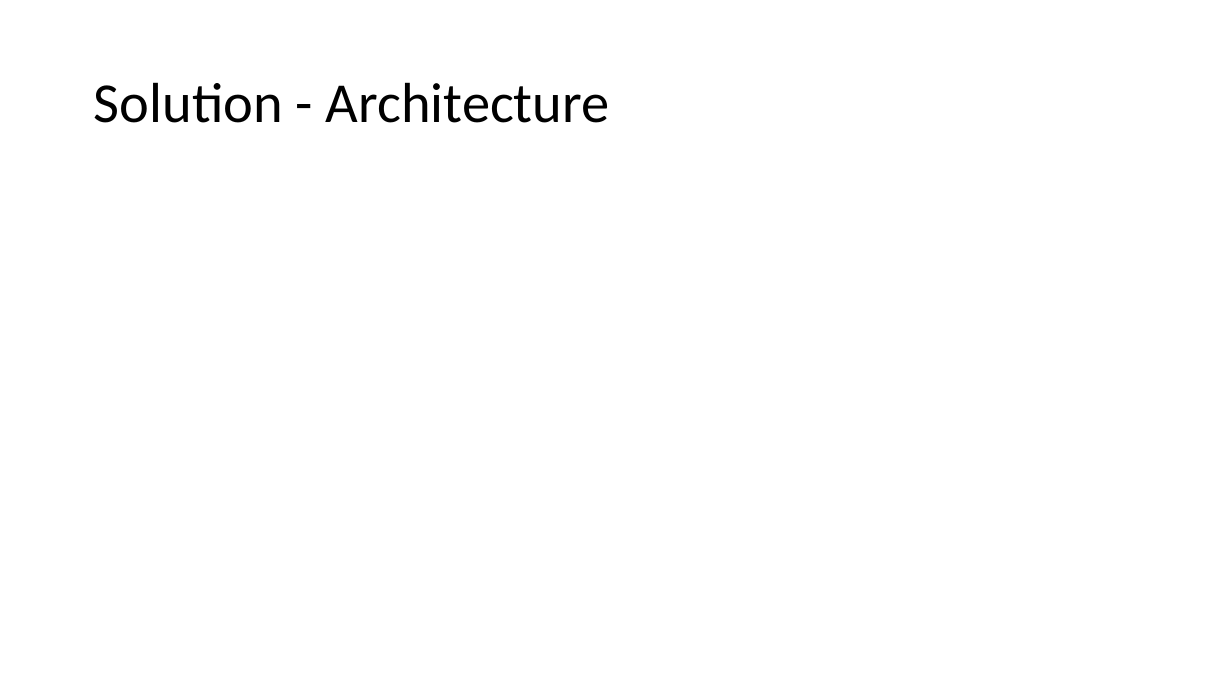
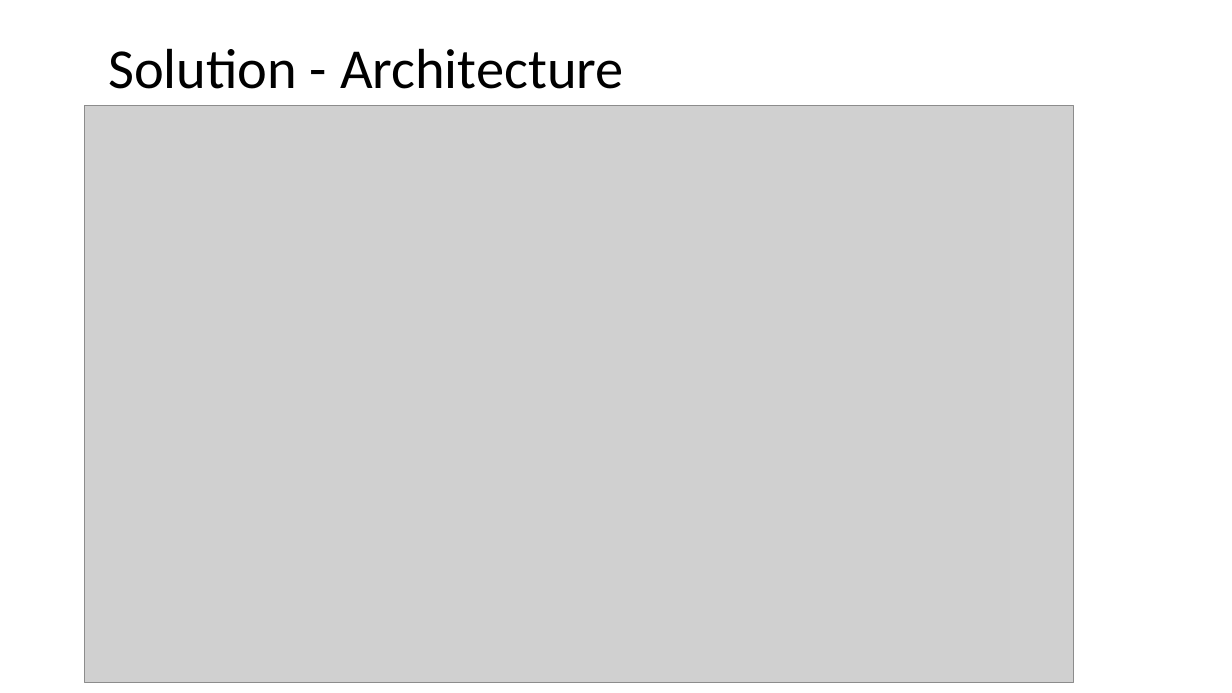
Before and after one commit to Nagumkc/KDM_Project, a slide deck: slide 4 of Project demo/KDM Project.pptx. Drawn at 1232x693 pixels with LibreOffice and Linux fonts; fonts in the diff are those of the drawing; grey boxes stand for pictures. Boxes give left, top, right and bottom in pixels: in the first picture for what was removed or moved away, otherwise in the second. Text is boxed around its words. In the diff, an @@ line names an element or a change of style, - is before the commit and + after.

```diff
--- a/Project demo/KDM Project.pptx
+++ b/Project demo/KDM Project.pptx
@@ title "Solution - Architecture": place and size @@
-title "Solution - Architecture" at bbox=[94, 82, 610, 123]
+title "Solution - Architecture" at bbox=[108, 48, 624, 89]
@@ picture added at bbox=[85, 105, 1074, 683] @@
```
Also in this commit, not shown: 2 other slides changed, 5 slides added, 5 slides removed.
